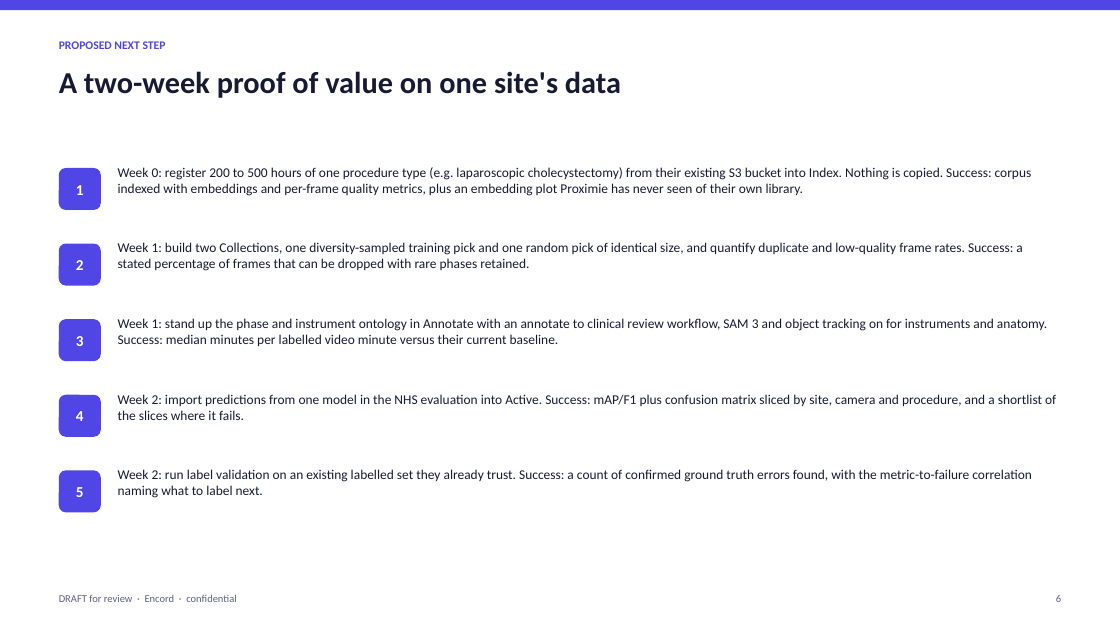
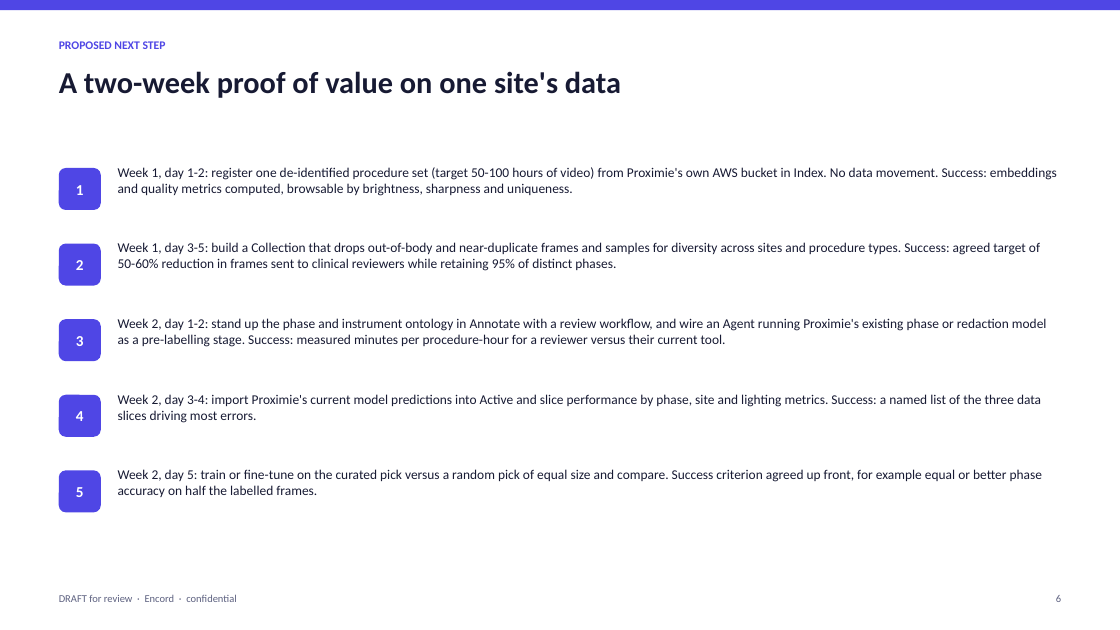
Before and after one commit to qaisak/signal-desk, a slide deck: slide 6 of docs/briefs/proximie.pptx. Drawn at 1120x630 pixels with LibreOffice and Linux fonts; fonts in the diff are those of the drawing. Boxes give left, top, right and bottom in pixels: in the first picture for what was removed or moved away, otherwise in the second. Text is boxed around its words. In the diff, an @@ line names an element or a change of style, - is before the commit and + after.

```diff
--- a/docs/briefs/proximie.pptx
+++ b/docs/briefs/proximie.pptx
@@ text at (x1=118, y1=167, x2=1057, y2=196): text changed @@
-Week 0: register 200 to 500 hours of one procedure type (e.g. laparoscopic cholecystectomy) from their existing S3 bucket into Index. Nothing is copied. Success: corpus indexed with embeddings and per-frame quality metrics, plus an embedding plot Proximie has never seen of their own library.
+Week 1, day 1-2: register one de-identified procedure set (target 50-100 hours of video) from Proximie's own AWS bucket in Index. No data movement. Success: embeddings and quality metrics computed, browsable by brightness, sharpness and uniqueness.
@@ text at (x1=118, y1=242, x2=1040, y2=271): text changed @@
-Week 1: build two Collections, one diversity-sampled training pick and one random pick of identical size, and quantify duplicate and low-quality frame rates. Success: a stated percentage of frames that can be dropped with rare phases retained.
+Week 1, day 3-5: build a Collection that drops out-of-body and near-duplicate frames and samples for diversity across sites and procedure types. Success: agreed target of 50-60% reduction in frames sent to clinical reviewers while retaining 95% of distinct phases.
@@ text at (x1=118, y1=318, x2=1047, y2=347): text changed @@
-Week 1: stand up the phase and instrument ontology in Annotate with an annotate to clinical review workflow, SAM 3 and object tracking on for instruments and anatomy. Success: median minutes per labelled video minute versus their current baseline.
+Week 2, day 1-2: stand up the phase and instrument ontology in Annotate with a review workflow, and wire an Agent running Proximie's existing phase or redaction model as a pre-labelling stage. Success: measured minutes per procedure-hour for a reviewer versus their current tool.
@@ text at (x1=118, y1=394, x2=1041, y2=423): text changed @@
-Week 2: import predictions from one model in the NHS evaluation into Active. Success: mAP/F1 plus confusion matrix sliced by site, camera and procedure, and a shortlist of the slices where it fails.
+Week 2, day 3-4: import Proximie's current model predictions into Active and slice performance by phase, site and lighting metrics. Success: a named list of the three data slices driving most errors.
@@ text at (x1=118, y1=469, x2=1042, y2=497): text changed @@
-Week 2: run label validation on an existing labelled set they already trust. Success: a count of confirmed ground truth errors found, with the metric-to-failure correlation naming what to label next.
+Week 2, day 5: train or fine-tune on the curated pick versus a random pick of equal size and compare. Success criterion agreed up front, for example equal or better phase accuracy on half the labelled frames.
```
Also in this commit, not shown: 6 other slides changed, 9 other files.
